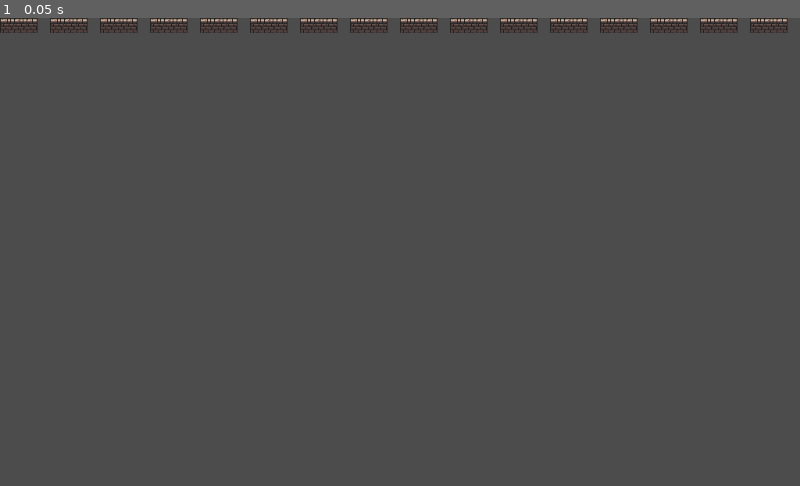
Above: before the commit, frame 1.
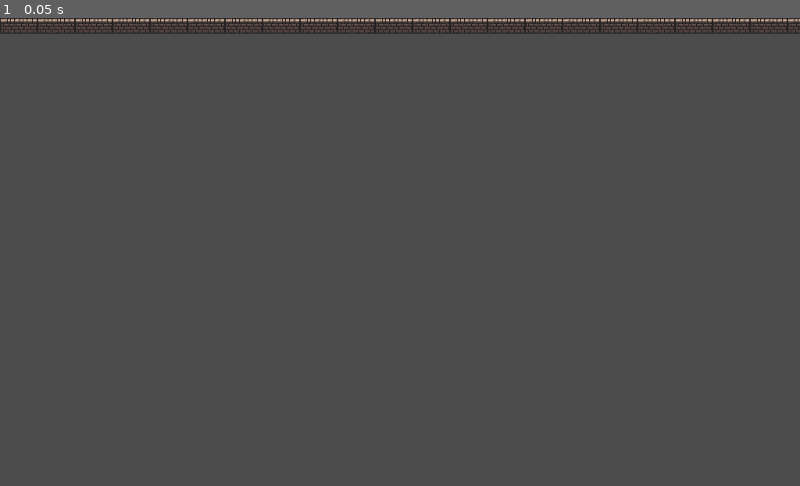
Above: after the commit, the same moment.

Repository: Aki-vito/ESCAPE
Game: Godot game, scene res://LVL 1.tscn
Same seed, same stepped clock (60 frames per second), same inputs: the game is played once before the commit and once after it. The project has no main scene, so this scene is started directly.
Inputs:
- Up to frame 1 (0.05 s): no input

The runs differ from the first frame. In frame 1, 0.9% of the frame differs, in the area x 0-100%, y 0-4%.

Commit message:
auto

Diff:
--- a/LVL 1.tscn
+++ b/LVL 1.tscn
@@ -9,7 +9,7 @@
 0/texture = ExtResource( 1 )
 0/tex_offset = Vector2( 0, 0 )
 0/modulate = Color( 1, 1, 1, 1 )
-0/region = Rect2( 16, 12, 48, 19 )
+0/region = Rect2( 16, 12, 48, 20 )
 0/tile_mode = 0
 0/occluder_offset = Vector2( 0, 0 )
 0/navigation_offset = Vector2( 0, 0 )
@@ -29,5 +29,6 @@
 
 [node name="TileMap" type="TileMap" parent="."]
 tile_set = SubResource( 2 )
+cell_size = Vector2( 48, 64 )
 format = 1
-tile_data = PoolIntArray( 0, 0, 0, 1, 0, 0, 2, 0, 0, 3, 0, 0, 4, 0, 0, 5, 0, 0, 6, 0, 0, 7, 0, 0, 8, 0, 0, 9, 0, 0, 10, 0, 0, 11, 0, 0, 12, 0, 0, 13, 0, 0, 14, 0, 0, 15, 0, 0 )
+tile_data = PoolIntArray( 0, 0, 0, 1, 0, 0, 2, 0, 0, 3, 0, 0, 4, 0, 0, 5, 0, 0, 6, 0, 0, 7, 0, 0, 8, 0, 0, 9, 0, 0, 10, 0, 0, 11, 0, 0, 12, 0, 0, 13, 0, 0, 14, 0, 0, 15, 0, 0, 16, 0, 0, 17, 0, 0, 18, 0, 0, 19, 0, 0, 20, 0, 0, 21, 0, 0 )
